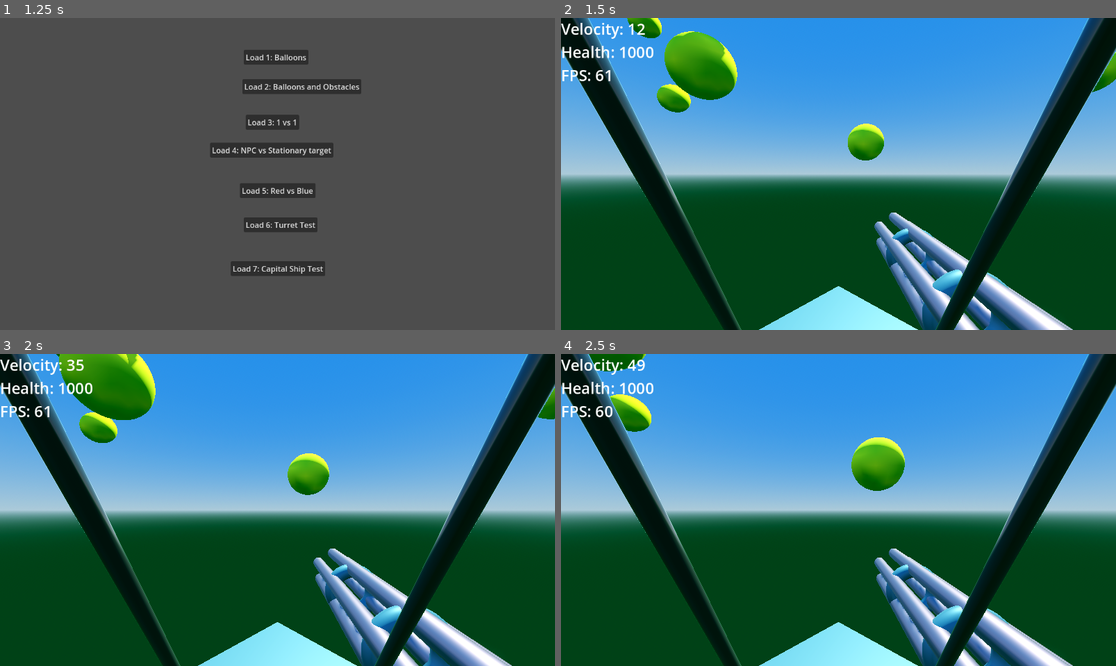
Above: before the commit, frames 1-4 (two rows, left to right).
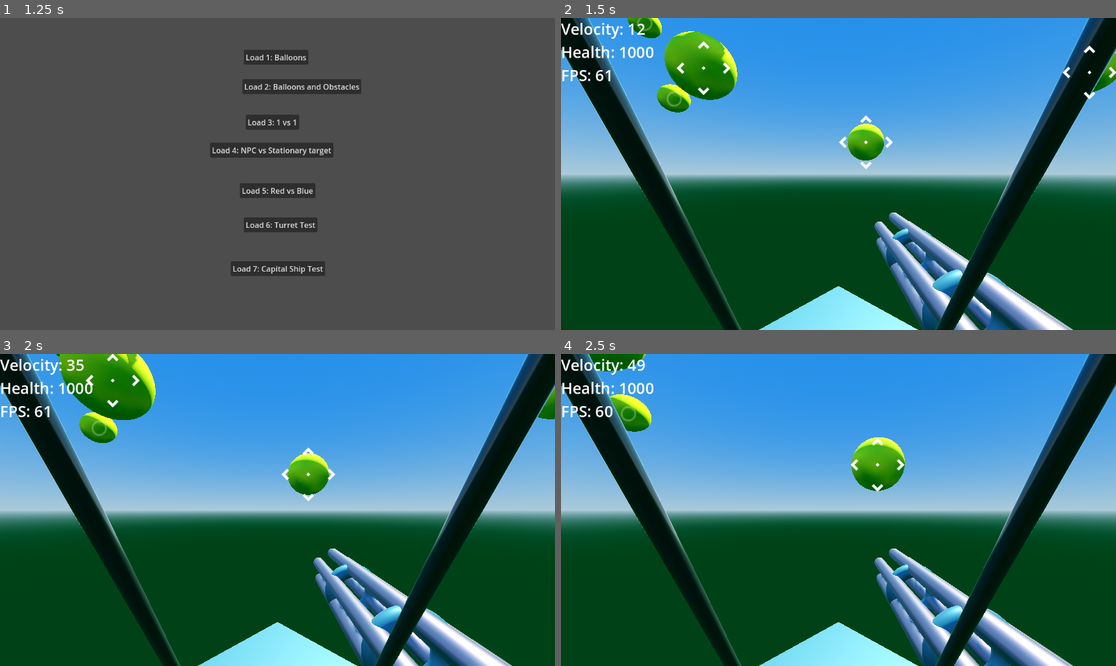
Above: after the commit, the same moments.

Repository: nealholt/space-shooter-3d
Game: Godot game, scene res://Scenes/main_scene.tscn
Same seed, same stepped clock (60 frames per second), same inputs: the game is played once before the commit and once after it. Sound files missing from this copy of the repository are replaced by a short silence.
Inputs (mouse positions are in pixels of both pictures, inside the frame that each line leads up to):
- Up to frame 1 (1.25 s): tap Enter (reset) at 0.5 s; move the mouse to (399, 158) at 0.52 s; hold Right (ui_right) from 0.53 s (still down)
- Up to frame 2 (1.5 s): release Right (ui_right) at 1.25 s; click "Load 1: Balloons" at 1.25 s
- Up to frame 3 (2 s): no input
- Up to frame 4 (2.5 s): move the mouse to (727, 525) at 2.02 s; hold Down (ui_down) from 2.03 s (still down)

Frame 1 is identical in both runs. In frame 2, 0.4% of the frame differs, in the area x 13-100%, y 0-49%; in frame 3, 0.3%; in frame 4, 0.2%.

Commit message:
Target reticles on cap ship
Turret scene's hitbox component was missing its hit feedback, so I attached it. While adding targeting reticles to capital ship radiators, I realized that hitboxes should have the reticles attached to them and should be targetable so I changed team_setup.gd, NPC fighters, and turrets to make this so. Removed "team member" group and TargetReticle scene from turrets and NPC fighter. Added both to HitBoxComponent. Turret hitboxes are too small so I doubled them in size. I feel like this change didn't transfer over to the capital ship.

Diff:
--- a/Assets/Shaders/FresnelAura.tres
+++ b/Assets/Shaders/FresnelAura.tres
@@ -31,7 +31,6 @@
 
 }
 "
-graph_offset = Vector2(-323.045, 75.8126)
 nodes/fragment/2/node = SubResource("VisualShaderNodeFresnel_6fgoh")
 nodes/fragment/2/position = Vector2(-140, 200)
 nodes/fragment/3/node = SubResource("VisualShaderNodeColorConstant_pbrrv")
--- a/Scenes/NPCs/Fighter/fighter_npc.tscn
+++ b/Scenes/NPCs/Fighter/fighter_npc.tscn
@@ -20,7 +20,6 @@
 [ext_resource type="Script" path="res://Scripts/NPCs/Fighter/state_goto.gd" id="18_j6vej"]
 [ext_resource type="PackedScene" uid="uid://cvpd2ioksubgy" path="res://Assets/Ships/fighter_chassis_ring.tscn" id="19_x2ba7"]
 [ext_resource type="PackedScene" uid="uid://ch30rmws7v08k" path="res://Scenes/contrail.tscn" id="20_a8xhu"]
-[ext_resource type="PackedScene" uid="uid://dp3ouf5e4fqhk" path="res://Scenes/target_reticles.tscn" id="21_guuve"]
 [ext_resource type="Script" path="res://Scripts/target_selector.gd" id="22_4r1yh"]
 [ext_resource type="PackedScene" uid="uid://cruqo01kbn3ab" path="res://Scenes/shield.tscn" id="23_fxr37"]
 
@@ -29,7 +28,7 @@
 [sub_resource type="SphereShape3D" id="SphereShape3D_ydoww"]
 radius = 3.0
 
-[node name="FighterNPC" type="CharacterBody3D" groups=["team member"]]
+[node name="FighterNPC" type="CharacterBody3D"]
 transform = Transform3D(1, -4.37114e-08, 0, 4.37114e-08, 1, 4.37114e-08, 0, -4.37114e-08, 1, 0, 0, 0)
 motion_mode = 1
 script = ExtResource("1_hmqk0")
@@ -101,8 +100,6 @@
 
 [node name="Contrail" parent="." instance=ExtResource("20_a8xhu")]
 
-[node name="TargetReticles" parent="." instance=ExtResource("21_guuve")]
-
 [node name="TargetSelector" type="Node" parent="." groups=["team property"]]
 script = ExtResource("22_4r1yh")
 
--- a/Scenes/hit_box_component.tscn
+++ b/Scenes/hit_box_component.tscn
@@ -1,8 +1,11 @@
-[gd_scene load_steps=2 format=3 uid="uid://dc6ukdkam24n"]
+[gd_scene load_steps=3 format=3 uid="uid://dc6ukdkam24n"]
 
 [ext_resource type="Script" path="res://Scripts/hit_box_component.gd" id="1_03eoi"]
+[ext_resource type="PackedScene" uid="uid://dp3ouf5e4fqhk" path="res://Scenes/target_reticles.tscn" id="2_dephd"]
 
-[node name="HitBoxComponent" type="Area3D" groups=["damageable"]]
+[node name="HitBoxComponent" type="Area3D" groups=["damageable", "team member"]]
 collision_layer = 2
 collision_mask = 0
 script = ExtResource("1_03eoi")
+
+[node name="TargetReticles" parent="." instance=ExtResource("2_dephd")]
--- a/Scenes/turret.tscn
+++ b/Scenes/turret.tscn
@@ -1,11 +1,10 @@
-[gd_scene load_steps=11 format=3 uid="uid://yaq7cc3oqfp2"]
+[gd_scene load_steps=10 format=3 uid="uid://yaq7cc3oqfp2"]
 
 [ext_resource type="Script" path="res://Scripts/Turret/Turret.gd" id="1_cbt5p"]
 [ext_resource type="PackedScene" uid="uid://deuokls15ey84" path="res://Assets/turret_model.tscn" id="2_xuhpe"]
 [ext_resource type="PackedScene" uid="uid://calhate8yj1wh" path="res://Scenes/Guns/gun.tscn" id="4_r7edd"]
 [ext_resource type="PackedScene" uid="uid://blnui57aja4f3" path="res://Scenes/Projectiles/Bullet/bullet.tscn" id="5_gg3ek"]
 [ext_resource type="Script" path="res://Scripts/target_selector.gd" id="6_cy7vo"]
-[ext_resource type="PackedScene" uid="uid://dp3ouf5e4fqhk" path="res://Scenes/target_reticles.tscn" id="7_ycwys"]
 [ext_resource type="PackedScene" uid="uid://034dpfhar4p4" path="res://Scenes/health_component.tscn" id="8_qikae"]
 [ext_resource type="PackedScene" uid="uid://dc6ukdkam24n" path="res://Scenes/hit_box_component.tscn" id="9_b5qkf"]
 [ext_resource type="PackedScene" uid="uid://d33fc5p10x7j7" path="res://Scenes/hit_feedback.tscn" id="10_4os1p"]
@@ -13,7 +12,7 @@
 [sub_resource type="SphereShape3D" id="SphereShape3D_g6fsi"]
 radius = 1.0
 
-[node name="TurretComplete" type="Node3D" groups=["team member"]]
+[node name="TurretComplete" type="Node3D"]
 script = ExtResource("1_cbt5p")
 
 [node name="TurretModel" parent="." instance=ExtResource("2_xuhpe")]
@@ -37,12 +36,12 @@
 [node name="TargetSelector" type="Node" parent="TurretModel/Body/Head" index="3" groups=["team property"]]
 script = ExtResource("6_cy7vo")
 
-[node name="TargetReticles" parent="." instance=ExtResource("7_ycwys")]
-
 [node name="HealthComponent" parent="." instance=ExtResource("8_qikae")]
 
-[node name="HitBoxComponent" parent="." node_paths=PackedStringArray("health_component") instance=ExtResource("9_b5qkf")]
+[node name="HitBoxComponent" parent="." node_paths=PackedStringArray("health_component", "hit_feedback") instance=ExtResource("9_b5qkf")]
+transform = Transform3D(2, 0, 0, 0, 2, 0, 0, 0, 2, 0, 0, 0)
 health_component = NodePath("../HealthComponent")
+hit_feedback = NodePath("../HitFeedback")
 
 [node name="CollisionShape3D" type="CollisionShape3D" parent="HitBoxComponent"]
 shape = SubResource("SphereShape3D_g6fsi")
--- a/Scripts/NPCs/Fighter/fighter_npc.gd
+++ b/Scripts/NPCs/Fighter/fighter_npc.gd
@@ -100,8 +100,3 @@
 	on_death_sound.play_then_delete(global_position)
 	# Wait until the end of the frame to execute queue_free
 	Callable(queue_free).call_deferred()
-
-
-# This function is dubplicated in TurretComplete script
-func set_targeted(value:bool) -> void:
-	$TargetReticles.is_targeted = value
--- a/Scripts/Turret/Turret.gd
+++ b/Scripts/Turret/Turret.gd
@@ -58,11 +58,6 @@
 		bullet_data.shooter = $HitBoxComponent
 		gun.shoot(bullet_data)
 		gun_2.shoot(bullet_data)
-
-
-# This function is duplicated in FighterNPC script
-func set_targeted(value:bool) -> void:
-	$TargetReticles.is_targeted = value
 
 
 func _on_health_component_health_lost() -> void:
--- a/Scripts/hit_box_component.gd
+++ b/Scripts/hit_box_component.gd
@@ -11,3 +11,8 @@
 		health_component.health -= amount
 	if hit_feedback:
 		hit_feedback.hit()
+
+
+# This is called when the player targets this hitbox component
+func set_targeted(value:bool) -> void:
+	$TargetReticles.is_targeted = value
Not shown: 1 places in Scenes/NPCs/Fighter/fighter_npc.tscn that only renumber resources
